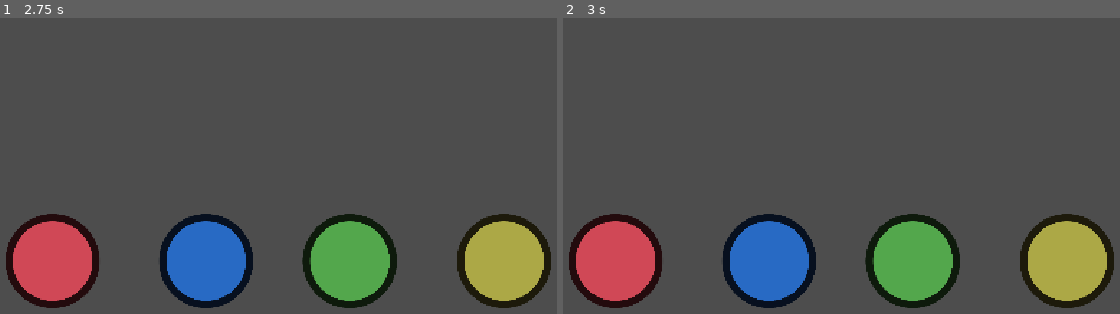
Above: before the commit, frames 1-2 (left to right).
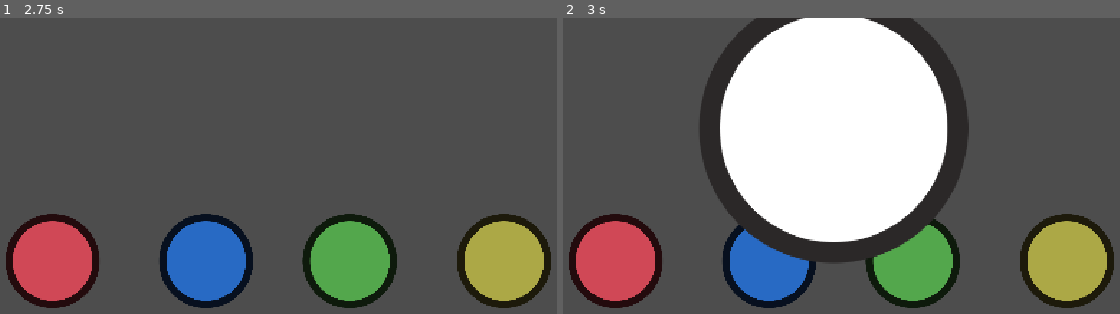
Above: after the commit, the same moments.

Repository: EduFdezSoy/MinijuegosMalagaJam
Game: Godot game, scene res://Scenes/PlayerSelection.tscn
Same seed, same stepped clock (60 frames per second), same inputs: the game is played once before the commit and once after it.
Inputs:
- Up to frame 1 (2.75 s): tap Enter at 0.5 s; tap Space (start_button, bound only after the commit) at 0.6, 1.25, 1.35, 2, 2.1 s
- Up to frame 2 (3 s): tap Space (start_button, bound only after the commit) at 2.75, 2.85 s

Frame 1 is identical in both runs. In frame 2, 33% of the frame differs, in the area x 24-73%, y 0-83%.

Commit message:
feat: generador de ronda de minijuegos y carga aditiva de la escena de minijuego al pulsar la tecla "space"

Diff:
--- a/Assets/Scripts/PlayerButton.gd
+++ b/Assets/Scripts/PlayerButton.gd
@@ -9,11 +9,11 @@
 # Called every frame. 'delta' is the elapsed time since the previous frame.
 func _process(delta: float) -> void:
 	var action_name := "p%d_button" % playerId
-	if Input.is_action_pressed(action_name):
+	if Input.is_action_just_pressed(action_name):
 		PlayerButtonPressed()
 
 
-func PlayerButtonPressed():
+func PlayerButtonPressed() -> void:
 	if(!playerSelected):
 		playerController.PlayerSelect(playerId)
 		playerSelected = true
--- /dev/null
+++ b/Assets/Scripts/RoundController.gd
@@ -0,0 +1,39 @@
+extends Node
+class_name RoundController
+
+# Escenas disponibles para jugar
+@export var availableMinigames: Array[PackedScene] = []
+
+# Cantidad de minijuegos que se jugarán en esta ronda
+@export_range(1, 100) var minigamesInTheRound: int = 5
+
+# Las escenas de minijuegos que se jugarán en la ronda
+var scenesInRound: Array[PackedScene] = []
+
+var currentMinigame: int = 0
+
+func CreateRound() -> void:
+	scenesInRound.clear()
+
+	if availableMinigames.is_empty():
+		push_error("No hay minijuegos!")
+		return
+
+	if minigamesInTheRound > availableMinigames.size():
+		push_error("Has puesto más minijuegos en la ronda de los que hay disponibles")
+		return
+
+	# Creamos una copia para no cambiar la lista original
+	var shuffledMinigames: Array[PackedScene] = availableMinigames.duplicate()
+
+	shuffledMinigames.shuffle()
+
+	scenesInRound = shuffledMinigames.slice(0, minigamesInTheRound)
+
+	print("Ronda generada:")
+
+	for i in range(scenesInRound.size()):
+		print("Minijuego ", i + 1, ": ", scenesInRound[i].resource_path)
+
+func GetCurrentMinigame() -> PackedScene:
+	return scenesInRound[currentMinigame]
--- /dev/null
+++ b/Assets/Scripts/SceneManager.gd
@@ -0,0 +1,39 @@
+extends Node
+
+var currentMinigame: Node = null
+
+#Usar esta función justo despues de hacer la transición de salida de un minijuego
+func LoadCurrentMinigame(roundController: RoundController) -> void:
+	LoadMinigame(roundController.GetCurrentMinigame())
+
+
+func LoadMinigame(scene: PackedScene) -> void:
+	if scene == null:
+		push_error("No se ha especificado una escena de minijuego.")
+		return
+
+	# Descargar el minijuego anterior.
+	if is_instance_valid(currentMinigame):
+		currentMinigame.queue_free()
+		currentMinigame = null
+
+	currentMinigame = scene.instantiate()
+
+	# Obtener el contenedor de minijuegos de la escena principal.
+	var main_scene := get_tree().current_scene
+	var container := main_scene.get_node_or_null("MinigameContainer")
+
+	if container == null:
+		push_error("No se encuentra MinigameContainer en la escena principal.")
+		currentMinigame.queue_free()
+		currentMinigame = null
+		return
+
+	container.add_child(currentMinigame)
+
+
+func UnloadMinigame() -> void:
+	if is_instance_valid(currentMinigame):
+		currentMinigame.queue_free()
+
+	currentMinigame = null
--- /dev/null
+++ b/Assets/Scripts/StartButton.gd
@@ -0,0 +1,14 @@
+extends Node
+@onready var roundController = get_node("../RoundController")
+
+# Called when the node enters the scene tree for the first time.
+func _ready() -> void:
+	pass # Replace with function body.
+
+
+# Called every frame. 'delta' is the elapsed time since the previous frame.
+func _process(delta: float) -> void:
+	if(Input.is_action_just_pressed("start_button")):
+		roundController.CreateRound()
+		#Añadir espera para la transición
+		SceneManager.LoadCurrentMinigame(roundController)
--- /dev/null
+++ b/Scenes/Minigames/Minijuego1.tscn
@@ -0,0 +1,11 @@
+[gd_scene format=3 uid="uid://bymi3w6nfe84"]
+
+[ext_resource type="Texture2D" uid="uid://cpdei0c4gficn" path="res://Assets/Sprites/GenericButton.png" id="1_116ni"]
+
+[node name="Minijuego1" type="Node2D" unique_id=1996787499]
+
+[node name="Node2D" type="Node2D" parent="." unique_id=1122291142]
+position = Vector2(564, 159)
+
+[node name="Sprite2D" type="Sprite2D" parent="Node2D" unique_id=2088066266]
+texture = ExtResource("1_116ni")
--- /dev/null
+++ b/Scenes/Minigames/Minijuego2.tscn
@@ -0,0 +1,3 @@
+[gd_scene format=3 uid="uid://cdgfbmswqylwo"]
+
+[node name="Minijuego2" type="Node2D" unique_id=241074848]
--- /dev/null
+++ b/Scenes/Minigames/Minijuego3.tscn
@@ -0,0 +1,3 @@
+[gd_scene format=3 uid="uid://bb8ml4ltvhd0q"]
+
+[node name="Minijuego3" type="Node2D" unique_id=287076601]
--- a/Scenes/PlayerSelection.tscn
+++ b/Scenes/PlayerSelection.tscn
@@ -3,6 +3,11 @@
 [ext_resource type="Texture2D" uid="uid://cpdei0c4gficn" path="res://Assets/Sprites/GenericButton.png" id="1_hqt01"]
 [ext_resource type="Script" uid="uid://dq3x1iskvffgi" path="res://Assets/Scripts/PlayersController.gd" id="1_jtnjm"]
 [ext_resource type="Script" uid="uid://dqd747do6jri1" path="res://Assets/Scripts/PlayerButton.gd" id="2_2ny7y"]
+[ext_resource type="Script" uid="uid://cogkluld14x1i" path="res://Assets/Scripts/RoundController.gd" id="4_2ny7y"]
+[ext_resource type="Script" uid="uid://c8xhspffwdh2y" path="res://Assets/Scripts/StartButton.gd" id="4_mpou1"]
+[ext_resource type="PackedScene" uid="uid://bymi3w6nfe84" path="res://Scenes/Minigames/Minijuego1.tscn" id="5_f0lok"]
+[ext_resource type="PackedScene" uid="uid://cdgfbmswqylwo" path="res://Scenes/Minigames/Minijuego2.tscn" id="6_b33av"]
+[ext_resource type="PackedScene" uid="uid://bb8ml4ltvhd0q" path="res://Scenes/Minigames/Minijuego3.tscn" id="7_mpou1"]
 
 [node name="PlayerSelection" type="Node2D" unique_id=1452936896]
 
@@ -50,3 +55,13 @@
 scale = Vector2(0.35, 0.35)
 texture = ExtResource("1_hqt01")
 metadata/Color = Color(1, 1, 1, 1)
+
+[node name="StartButton" type="Node" parent="." unique_id=730089682]
+script = ExtResource("4_mpou1")
+
+[node name="RoundController" type="Node" parent="." unique_id=1558029353]
+script = ExtResource("4_2ny7y")
+availableMinigames = Array[PackedScene]([ExtResource("5_f0lok"), ExtResource("6_b33av"), ExtResource("7_mpou1")])
+minigamesInTheRound = 3
+
+[node name="MinigameContainer" type="Node" parent="." unique_id=741273415]
--- a/project.godot
+++ b/project.godot
@@ -14,6 +14,10 @@
 run/main_scene="uid://dm5h73bs117jr"
 config/features=PackedStringArray("4.7", "GL Compatibility")
 config/icon="res://icon.svg"
+
+[autoload]
+
+SceneManager="*uid://caw7mqws47j1j"
 
 [display]
 
@@ -51,6 +55,11 @@
 "events": [Object(InputEventKey,"resource_local_to_scene":false,"resource_name":"","device":-1,"window_id":0,"alt_press …(192 unchanged characters)…
 ]
 }
+start_button={
+"deadzone": 0.2,
+"events": [Object(InputEventKey,"resource_local_to_scene":false,"resource_name":"","device":-1,"window_id":0,"alt_pressed":false,"shift_pressed":false,"ctrl_pressed":false,"meta_pressed":false,"pressed":false,"keycode":0,"physical_keycode":32,"key_label":0,"unicode":32,"location":0,"echo":false,"script":null)
+]
+}
 
 [physics]
 
Not shown, added: Assets/Scripts/RoundController.gd.uid
Not shown, added: Assets/Scripts/SceneManager.gd.uid
Not shown, added: Assets/Scripts/StartButton.gd.uid
